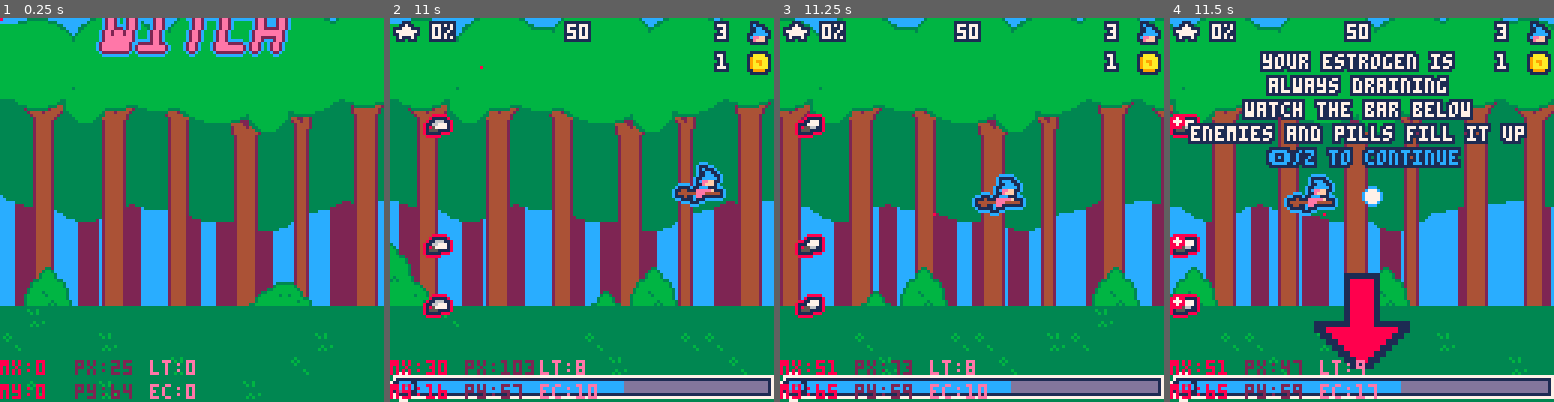
Above: before the commit, frames 1-4 (left to right).
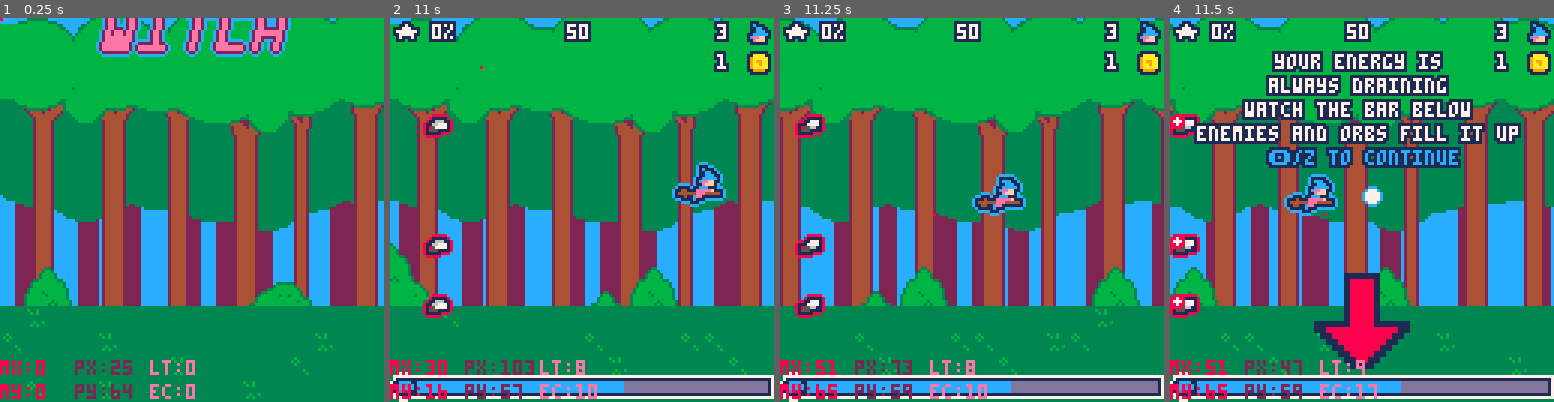
Above: after the commit, the same moments.

Repository: roseblack02/pico8-witch_blaster
Game: PICO-8 cartridge witch_blaster.p8
The game is run twice, just before and just after one commit, with the same random seed, the same clock (stepped at 60 frames per second) and the same inputs.
Inputs (mouse positions are in pixels of both pictures, inside the frame that each line leads up to):
- Up to frame 1 (0.25 s): no input
- Up to frame 2 (11 s): tap X (X key) at 0.33, 0.7, 1.43, 2.58, 3.1, 3.62, 4.13, 4.65, 5.17, 5.68, 6.2, 6.72, 7.23, 7.75, 8.27, 8.78, 9.3, 9.82, 10.33, 10.85 s; click (547, 121) at 0.67 s; tap O (Z key) at 1.07, 1.8, 2.43, 3.07, 3.7, 4.33, 4.97, 5.6, 6.23, 6.87, 7.5, 8.13, 8.77, 9.4, 10.03, 10.67 s; click (608, 267) at 1.22 s; click (670, 114) at 1.77 s; click (436, 259) at 2.32 s; hold Right 2.33-3.33 s; click (497, 106) at 2.87 s; hold Right 3.38-4.22 s; click (562, 256) at 3.42 s; click (624, 102) at 3.97 s; hold Up 4.27-4.67 s; click (685, 248) at 4.52 s; hold Right 4.72-5.72 s; click (451, 94) at 5.07 s; click (512, 244) at 5.62 s; hold Down 5.77-6.1 s; hold Left 6.15-6.98 s; click (574, 90) at 6.17 s; click (639, 236) at 6.72 s; hold Right 7.03-8.03 s; click (701, 83) at 7.27 s; click (466, 229) at 7.82 s; hold Right 8.08-8.92 s; click (528, 79) at 8.37 s; click (589, 225) at 8.92 s; hold Up 8.97-9.37 s; hold Right 9.42-10.42 s; click (654, 71) at 9.47 s; click (716, 217) at 10.02 s; hold Down 10.47-10.8 s; click (478, 64) at 10.57 s; hold Left from 10.85 s (still down)
- Up to frame 3 (11.25 s): keep holding Left; click (933, 213) at 11.12 s
- Up to frame 4 (11.5 s): keep holding Left; tap O (Z key) at 11.3 s; tap X (X key) at 11.37 s

Frames 1-3 are identical in both runs. In frame 4, 3.4% of the frame differs, in the area x 4-93%, y 8-33%.

Commit message:
Update witch_blaster.p8

Diff:
--- a/witch_blaster.p8
+++ b/witch_blaster.p8
@@ -59,7 +59,7 @@
 	message=""
 
 	--tutorial info
-	pause,tutorial_state,tutorial_text=false,1,{{"⬇️⬆️⬅️➡️ to move","❎/x to shoot","🅾️/z to continue"},{"your estrogen is","always draining","watch the bar below","enemies and pills fill it up","🅾️/z to continue"},{"enemies drop pills,","magic, coins, and","random powerups …(86 unchanged characters)…
+	pause,tutorial_state,tutorial_text=false,1,{{"⬇️⬆️⬅️➡️ to move","❎/x to shoot","🅾️/z to continue"},{"your energy is","always draining","watch the bar below","enemies and orbs fill it up","🅾️/z to continue"},{"enemies drop orbs,","magic, coins, and","random powerups …(86 unchanged characters)…
 
 	--final boss animation
 	boss_dead=false
@@ -763,8 +763,8 @@
 		print("blast $15",5,66,1)
 		print("leave",5,74,1)
 
-		if(cursor.y==34) outlined_text("increase estrogen gained ",3,91,7,1) outlined_text("from enemies "..e_upgrades.."/3",3,99,7,1) outlined_text("🅾️ to purchase",3,107,7,1)
-		if(cursor.y==42) outlined_text("slows down the draining ",3,91,7,1) outlined_text("of estrogen "..drain_upgrades.."/5",3,99,7,1) outlined_text("🅾️ to purchase",3,107,7,1)
+		if(cursor.y==34) outlined_text("increase energy gained ",3,91,7,1) outlined_text("from enemies "..e_upgrades.."/3",3,99,7,1) outlined_text("🅾️ to purchase",3,107,7,1)
+		if(cursor.y==42) outlined_text("slows down the draining ",3,91,7,1) outlined_text("of energy "..drain_upgrades.."/5",3,99,7,1) outlined_text("🅾️ to purchase",3,107,7,1)
 		if(cursor.y==50) outlined_text("increase damage dealt "..dmg_upgrades.."/5",3,91,7,1) outlined_text("🅾️ to purchase",3,99,7,1)
 		if(cursor.y==58) outlined_text("purchase extra lives ",3,91,7,1) outlined_text("🅾️ to purchase",3,99,7,1)
 		if(cursor.y==66) outlined_text("increase blast duration "..blast_upgrades.."/3",3,91,7,1) outlined_text("🅾️ to purchase",3,99,7,1)
@@ -907,7 +907,7 @@
 						local rand=flr(rnd(9))+1
 
 						if (rand==1) make_powerup(self.x,self.y)
-						if (rand>1 and rand<4) make_estrogen(self.x,self.y)
+						if (rand>1 and rand<4) make_energy(self.x,self.y)
 						if (rand>3 and rand<5) make_magic(self.x,self.y)
 						if (rand>4) make_coin(self.x,self.y)
 
@@ -1300,7 +1300,7 @@
 end
 
 --e pickup
-function make_estrogen(x,y)
+function make_energy(x,y)
 	return make_pickup_obj("health",x,y,{
 		update=function(self)
 			self.x-=0.25
